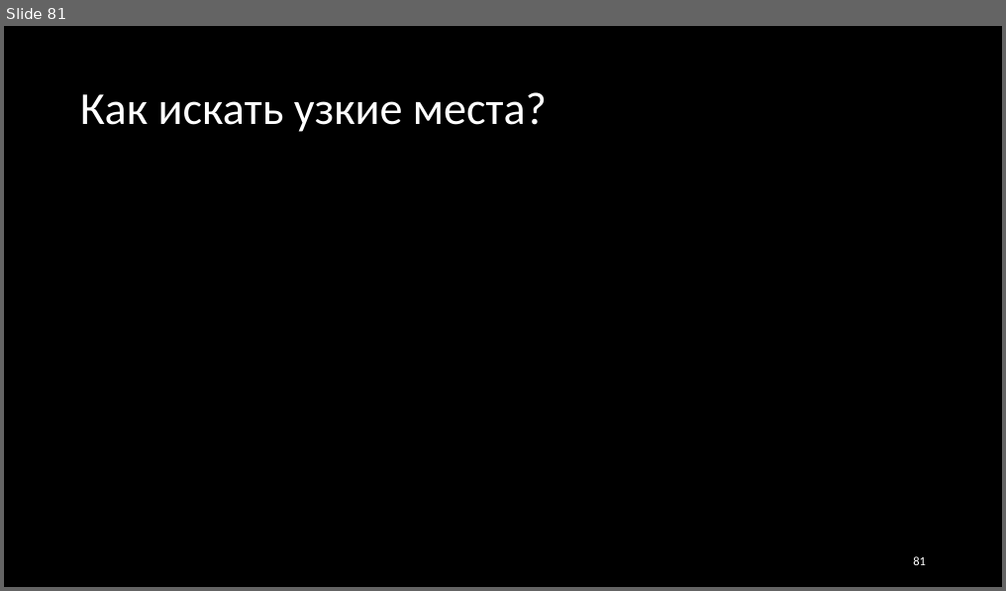
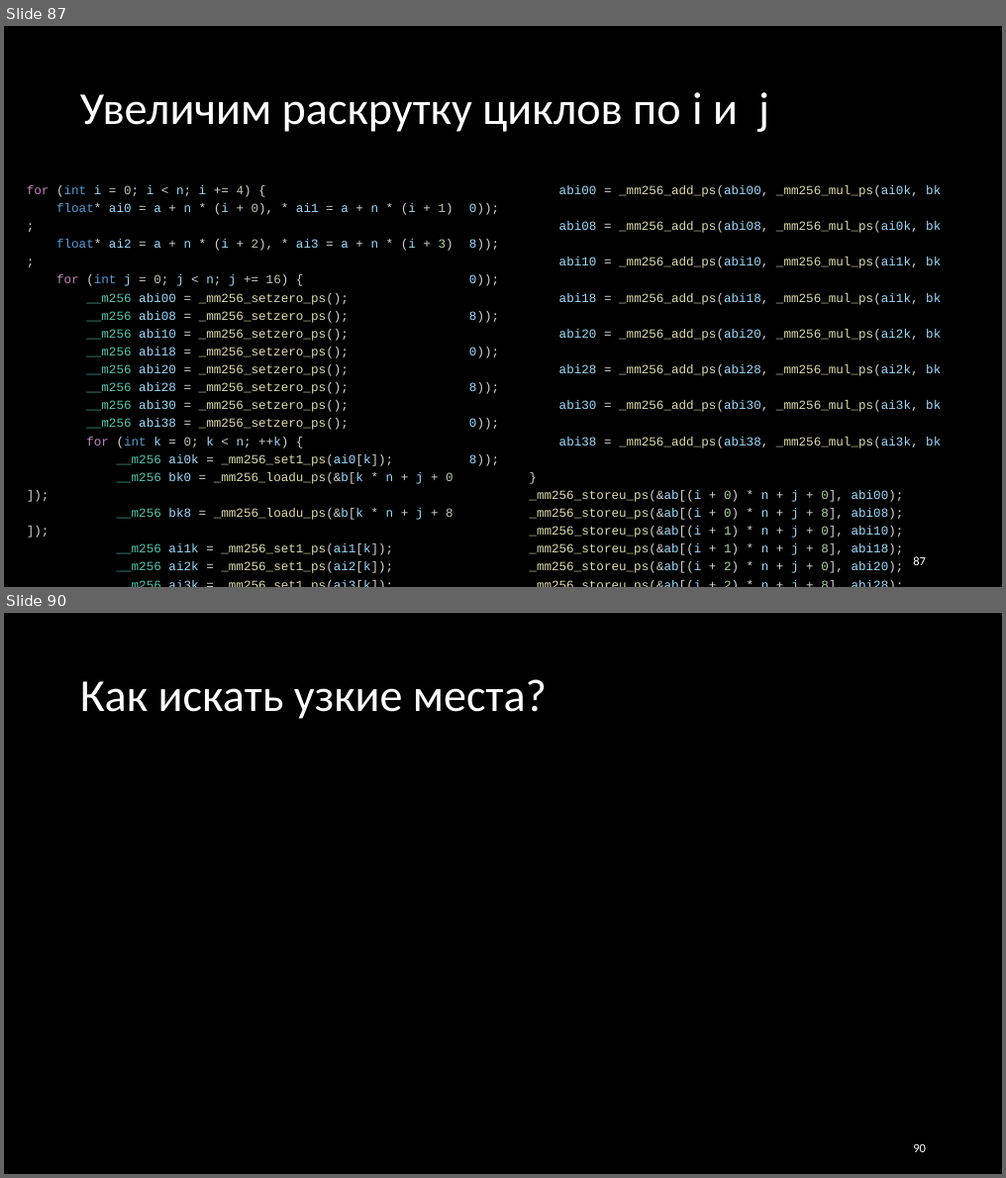
Before and after one commit to Evgueni-Petrov-aka-espetrov/Algorithms-and-Programming-in-C-pptx, a slide deck: 27 Эффективный код.pptx. Shown one above the other, each under a label of ours: slide 81 before the commit, slides 87 and 90 after it; the slides between them are not shown. The pictures are 1006x591 and 1006x1178 pixels, drawn with LibreOffice and Linux fonts; fonts in the diff are those of the drawing. Boxes give left, top, right and bottom in pixels: in the first picture for what was removed or moved away, otherwise in the second. Text is boxed around its words. In the diff, an @@ line names an element or a change of style, - is before the commit and + after.

```diff
--- a/27 Эффективный код.pptx
+++ b/27 Эффективный код.pptx
@@ slide 87 added at bbox=[4, 26, 1002, 587], background #000000 @@
@@ title added at bbox=[80, 92, 769, 132], 44 pt, text #FFFFFF @@
+Увеличим раскрутку циклов по i и j
@@ text added at bbox=[27, 185, 453, 573], 12 pt, text #DCDCAA @@
+for (int i = 0; i < n; i += 4) {
+float* ai0 = a + n * (i + 0), * ai1 = a + n * (i + 1);
+float* ai2 = a + n * (i + 2), * ai3 = a + n * (i + 3);
+for (int j = 0; j < n; j += 16) {
+__m256 abi00 = _mm256_setzero_ps();
+__m256 abi08 = _mm256_setzero_ps();
+__m256 abi10 = _mm256_setzero_ps();
+__m256 abi18 = _mm256_setzero_ps();
+__m256 abi20 = _mm256_setzero_ps();
+__m256 abi28 = _mm256_setzero_ps();
+__m256 abi30 = _mm256_setzero_ps();
+__m256 abi38 = _mm256_setzero_ps();
+for (int k = 0; k < n; ++k) {
+__m256 ai0k = _mm256_set1_ps(ai0[k]);
+__m256 bk0 = _mm256_loadu_ps(&b[k * n + j + 0]);
+__m256 bk8 = _mm256_loadu_ps(&b[k * n + j + 8]);
+__m256 ai1k = _mm256_set1_ps(ai1[k]);
+__m256 ai2k = _mm256_set1_ps(ai2[k]);
+__m256 ai3k = _mm256_set1_ps(ai3[k]);
@@ text added at bbox=[529, 185, 919, 573], 12 pt, text #DCDCAA @@
+abi00 = _mm256_add_ps(abi00, _mm256_mul_ps(ai0k, bk0));
+abi08 = _mm256_add_ps(abi08, _mm256_mul_ps(ai0k, bk8));
+abi10 = _mm256_add_ps(abi10, _mm256_mul_ps(ai1k, bk0));
+abi18 = _mm256_add_ps(abi18, _mm256_mul_ps(ai1k, bk8));
+abi20 = _mm256_add_ps(abi20, _mm256_mul_ps(ai2k, bk0));
+abi28 = _mm256_add_ps(abi28, _mm256_mul_ps(ai2k, bk8));
+abi30 = _mm256_add_ps(abi30, _mm256_mul_ps(ai3k, bk0));
+abi38 = _mm256_add_ps(abi38, _mm256_mul_ps(ai3k, bk8));
+}
+_mm256_storeu_ps(&ab[(i + 0) * n + j + 0], abi00);
+_mm256_storeu_ps(&ab[(i + 0) * n + j + 8], abi08);
+_mm256_storeu_ps(&ab[(i + 1) * n + j + 0], abi10);
+_mm256_storeu_ps(&ab[(i + 1) * n + j + 8], abi18);
+_mm256_storeu_ps(&ab[(i + 2) * n + j + 0], abi20);
+_mm256_storeu_ps(&ab[(i + 2) * n + j + 8], abi28);
+_mm256_storeu_ps(&ab[(i + 3) * n + j + 0], abi30);
+_mm256_storeu_ps(&ab[(i + 3) * n + j + 8], abi38);
+}}
@@ page number added at bbox=[913, 557, 926, 566], 12 pt, text #FFFFFF @@
+87
@@ what was slide 81 is now slide 90 @@
@@ page number at bbox=[913, 1145, 926, 1153]: text changed @@
-81
+90
```
Also in this commit, not shown: 37 slides changed, 8 other slides added.
